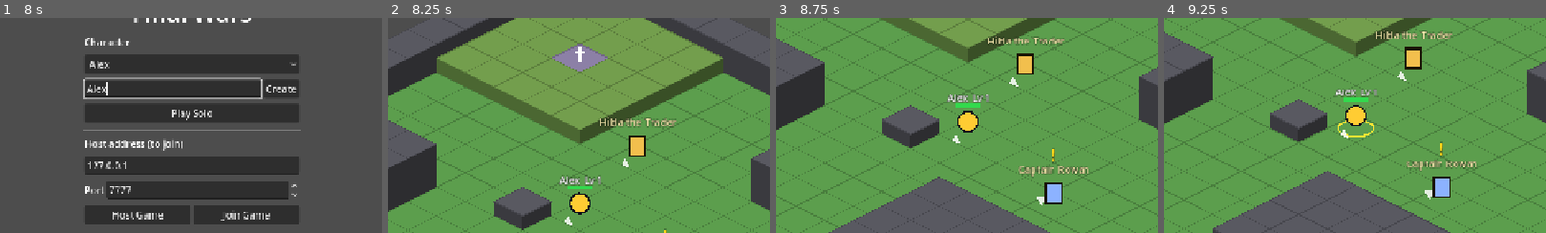
Above: before the commit, frames 1-4 (left to right).
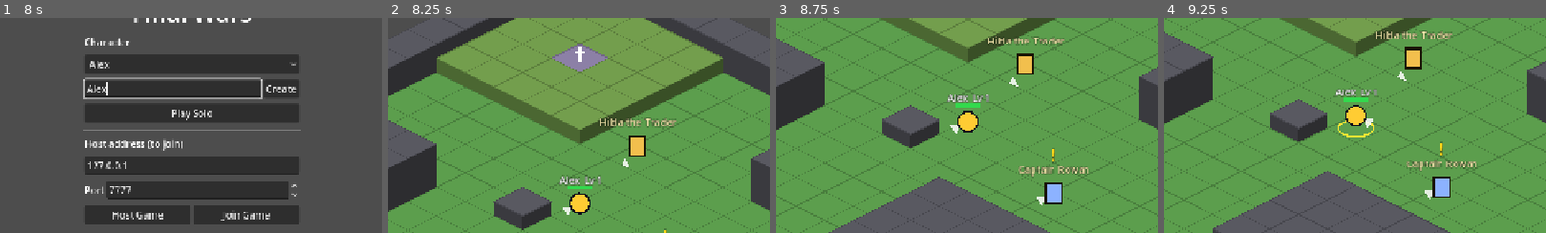
Above: after the commit, the same moments.

Repository: victorduvergermacarons-lang/Final-Wars
Game: Godot game, scene res://scenes/main.tscn
Same seed, same stepped clock (60 frames per second), same inputs: the game is played once before the commit and once after it.
Inputs (mouse positions are % of the whole screen's width and height, from its top left):
- Up to frame 1 (8 s): click (48, 42) at 0.52 s; type "Alex" at 0.6 s; click "Play Solo" at 1.25 s; click "Play Solo" at 2 s; click "Create" at 2.75 s; click "Alex" at 3.5 s; click "Create" at 4.25 s; click "Host Game" at 5 s; click (48, 43) at 5.77 s; type "Alex" at 5.85 s; click "Join Game" at 6.5 s; click (48, 41) at 7.27 s; type "Alex" at 7.35 s
- Up to frame 2 (8.25 s): click "Play Solo" at 8 s
- Up to frame 3 (8.75 s): no input
- Up to frame 4 (9.25 s): tap Enter at 8.75 s; drag from (10, 5) to (60, 28) at 8.77 s
The pictures show only the part of the screen within x 25-75%, y 24-74%; the shares and areas given below are measured in that part.

Frame 1 is identical in both runs. In frame 2, 0.1% of the frame differs, in the area x 45-49%, y 88-97%; in frame 3, 0.1%; in frame 4, 0.1%, in the area x 46-55%, y 46-56%.

Commit message:
Hero faces the mouse; direction keys always walk
Co-Authored-By: Claude Opus 5.5 <noreply@anthropic.com>
Claude-Session: https://claude.ai/code/session_01NkxcXD4xqQYvGrzBVzDJEX

Diff:
--- a/input/player_input.gd
+++ b/input/player_input.gd
@@ -9,8 +9,6 @@
 ## buffered on the host and movement doesn't stutter.
 const BUFFER_AT_PROGRESS := 0.6
 const TAB_RANGE := 12
-## A press shorter than this (from a standstill, facing elsewhere) only turns.
-const TURN_HOLD_SECONDS := 0.12
 
 var session
 var client: ClientState
@@ -21,6 +19,8 @@
 var _sent_from := Vector2i(-999, -999)
 var _sent_at := -999.0
 var _press_order: Array[Vector2i] = []
+var _face_sent := Vector2i.ZERO
+var _face_sent_at := -999.0
 ## Aiming a skillshot or ground ability: {"ability", "action" (key to release, or
 ## &"" when started by clicking the bar: then a left click fires), "mouse" (where
 ## the mouse was when aiming started)}.
@@ -44,6 +44,8 @@
 	var typing := get_viewport().gui_get_focus_owner() is LineEdit if is_inside_tree() else false
 	var dir := Vector2i.ZERO if typing else _held_direction()
 	var t: float = session.render_time()
+	if view != null and is_inside_tree():
+		face_toward(view.get_global_mouse_position())
 	if dir != _held:
 		_on_direction_changed(hero, dir, t)
 	if dir == Vector2i.ZERO or t < _walk_after:
@@ -64,22 +66,33 @@
 		_send_step(hero.tile(), next, t)
 
 
-## Pressing a direction you aren't facing turns you at once (in combat too,
-## where the next step may still be on cooldown). Pokémon-style, from a
-## standstill that press only turns you; keep holding it to start walking.
-## Switching direction while already holding one walks right away.
-func _on_direction_changed(hero: Hero, dir: Vector2i, t: float) -> void:
-	var was_holding := _held != Vector2i.ZERO
+## A direction key always walks, straight away (facing follows the mouse, see
+## _face_mouse()).
+func _on_direction_changed(_hero: Hero, dir: Vector2i, t: float) -> void:
 	_held = dir
-	if dir == Vector2i.ZERO:
-		return
-	var turning := hero.facing != dir
-	if turning:
-		session.send_intent({"type": "face", "dir": dir})
-	if not was_holding and turning:
-		_walk_after = t + TURN_HOLD_SECONDS
-	else:
-		_walk_after = t
+	_walk_after = t
+
+
+## Turns the hero toward a point on the map (world coordinates): the mouse.
+## Sends a face intent only when the facing should change (again after
+## RESEND_SECONDS if the host hasn't turned the hero yet, e.g. right after a step).
+func face_toward(world_pos: Vector2) -> void:
+	var hero: Hero = session.local_hero()
+	if hero == null or not hero.alive:
+		return
+	var grid: GridModel = session.grid()
+	var off := Iso.from_screen(world_pos, grid.height_at(hero.tile())) - Vector2(hero.tile())
+	if off.length() < 0.5:
+		return # pointing at the hero itself
+	var dir := Vector2i(int(signf(off.x)), 0) if absf(off.x) >= absf(off.y) else Vector2i(0, int(signf(off.y)))
+	if dir == Vector2i.ZERO or dir == hero.facing:
+		return
+	var t: float = session.render_time()
+	if dir == _face_sent and t - _face_sent_at < RESEND_SECONDS:
+		return
+	_face_sent = dir
+	_face_sent_at = t
+	session.send_intent({"type": "face", "dir": dir})
 
 
 func _send_step(from: Vector2i, to: Vector2i, t: float) -> void:
--- a/tests/integration/test_player_input.gd
+++ b/tests/integration/test_player_input.gd
@@ -1,6 +1,5 @@
 extends GutTest
-## Direction keys in combat: turning must be immediate, even while the next
-## step is on cooldown or another direction key is still held.
+## Direction keys always walk (no turn-only taps); the hero faces the mouse.
 
 var session: LocalSession
 var input: PlayerInput
@@ -31,27 +30,51 @@
 	hero.cooldowns.trigger_step(session.now(), 30.0) # next step far away
 
 
-func test_tap_turns_immediately_in_combat() -> void:
+func test_a_tap_walks_even_when_facing_elsewhere() -> void:
+	hero.face(Vector2i.UP)
+	var start := hero.tile()
+	Input.action_press(&"move_right")
+	await wait_physics_frames(3)
+	Input.action_release(&"move_right")
+	await wait_physics_frames(20)
+	assert_eq(hero.tile(), start + Vector2i.RIGHT, "walked, no turn-only tap")
+
+
+func test_keys_never_just_turn_in_combat() -> void:
 	_enter_combat()
 	hero.face(Vector2i.UP)
 	var start := hero.tile()
 	Input.action_press(&"move_right")
 	await wait_physics_frames(4)
-	assert_eq(hero.facing, Vector2i.RIGHT)
-	assert_eq(hero.tile(), start, "turned without moving")
+	assert_eq(hero.tile(), start, "the step waits for its cooldown")
+	assert_eq(hero.facing, Vector2i.UP, "and the key doesn't turn the hero (the mouse does)")
 
 
-func test_rolling_to_a_second_key_turns_while_the_first_is_held() -> void:
-	_enter_combat()
+func test_the_newest_held_key_walks() -> void:
+	var start := hero.tile()
+	Input.action_press(&"move_up")
+	Input.action_press(&"move_left") # pressed last
+	await wait_physics_frames(14)
+	Input.action_release(&"move_up")
+	Input.action_release(&"move_left")
+	await wait_physics_frames(10)
+	assert_eq(hero.tile().y, start.y, "didn't go up")
+	assert_lt(hero.tile().x, start.x, "went left")
+
+
+func test_hero_faces_the_mouse() -> void:
+	var grid: GridModel = session.grid()
+	var h := grid.height_at(hero.tile())
 	hero.face(Vector2i.UP)
-	Input.action_press(&"move_up")
-	await wait_physics_frames(4)
-	Input.action_press(&"move_left") # still holding W
-	await wait_physics_frames(4)
-	assert_eq(hero.facing, Vector2i.LEFT, "the newest key wins")
-	Input.action_release(&"move_left")
-	await wait_physics_frames(4)
-	assert_eq(hero.facing, Vector2i.UP, "back to the key still held")
+	input.face_toward(Iso.to_screen(Vector2(hero.tile() + Vector2i(3, 1)), h))
+	await wait_physics_frames(3)
+	assert_eq(hero.facing, Vector2i.RIGHT)
+	input.face_toward(Iso.to_screen(Vector2(hero.tile() + Vector2i(-1, 4)), h))
+	await wait_physics_frames(3)
+	assert_eq(hero.facing, Vector2i.DOWN)
+	input.face_toward(Iso.to_screen(Vector2(hero.tile()), h))
+	await wait_physics_frames(3)
+	assert_eq(hero.facing, Vector2i.DOWN, "pointing at the hero itself changes nothing")
 
 
 func test_turning_cancels_a_queued_step() -> void:
Not shown, changed: CLAUDE.md
Not shown, changed: docs/playtest-checklist-m3.md
Not shown, changed: docs/playtest-checklist.md
